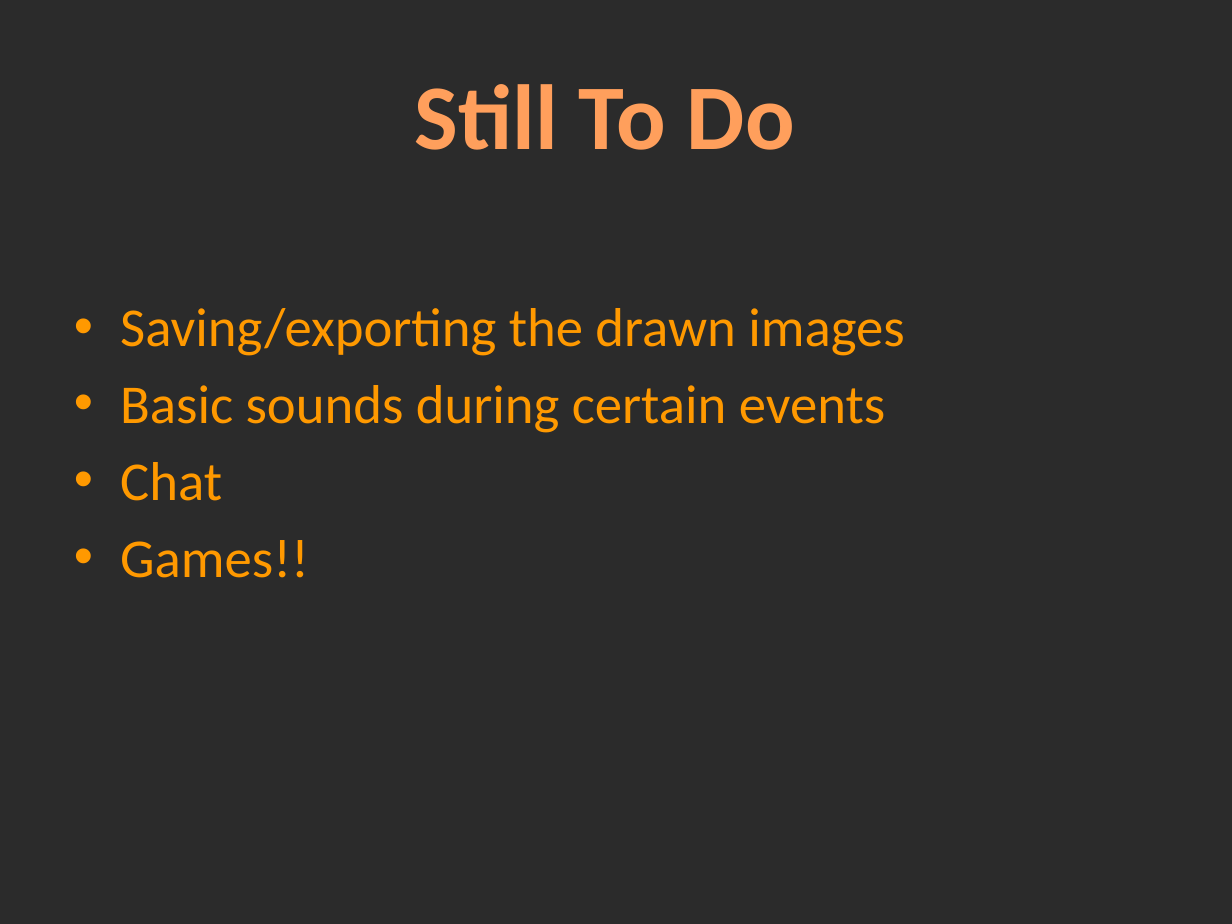
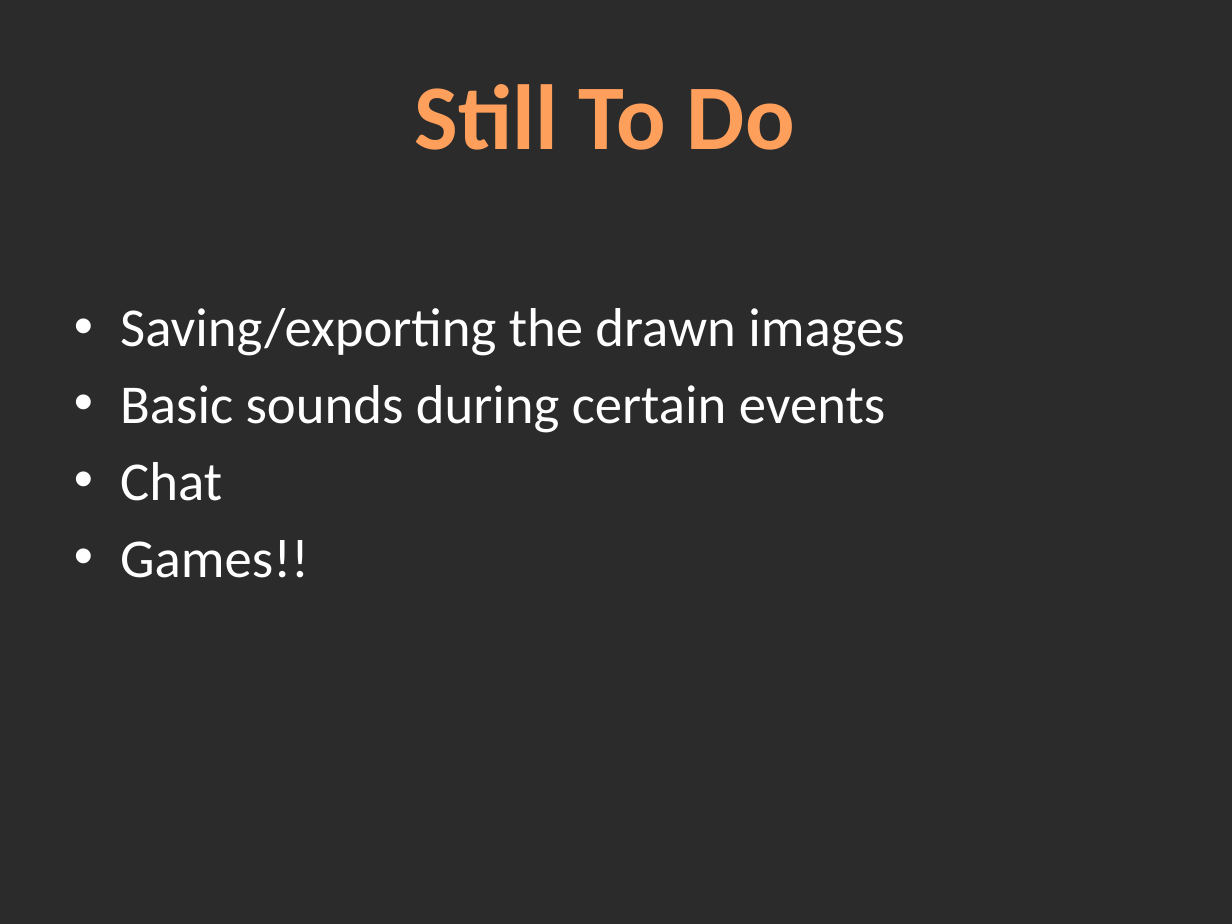
Before and after one commit to charlesmadere/Jiminy-Cricket, a slide deck: slide 6 of documents/Prototype Presentation.pptx (slide 5 before the commit). Drawn at 1232x924 pixels with LibreOffice and Linux fonts; fonts in the diff are those of the drawing; background and template pictures are left out; a plain dark background stands for a picture behind light text. Boxes give left, top, right and bottom in pixels: in the first picture for what was removed or moved away, otherwise in the second. Text is boxed around its words. In the diff, an @@ line names an element or a change of style, - is before the commit and + after.

```diff
--- a/documents/Prototype Presentation.pptx
+++ b/documents/Prototype Presentation.pptx
@@ text "Saving/exporting the drawn images" at [120, 308, 905, 578]: text colour #FF9900 to #FFFFFF @@
```
Also in this commit, not shown: 2 other slides changed, 1 slide added.
